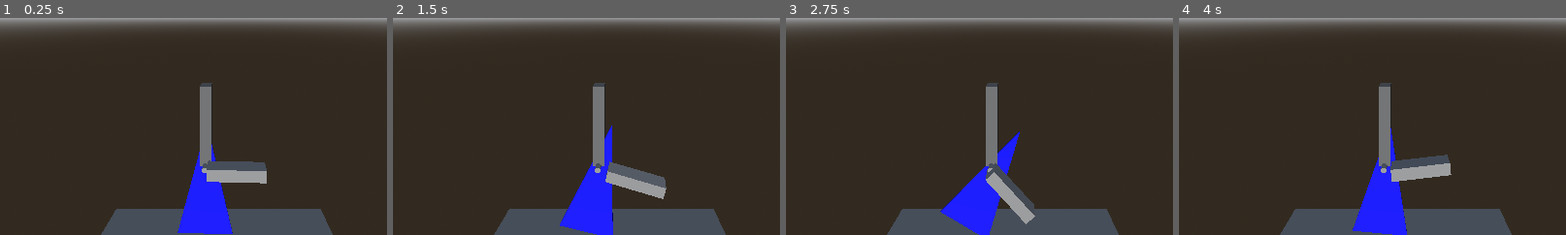
Above: before the commit, frames 1-4 (left to right).
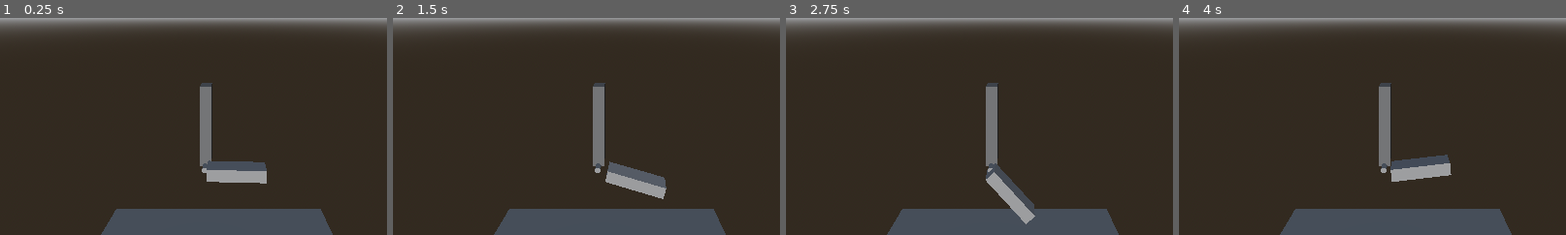
Above: after the commit, the same moments.

Repository: cxw42/godot-wings-demo
Game: Godot game, scene res://top_node_simpler.tscn
Same seed, same stepped clock (60 frames per second), same inputs: the game is played once before the commit and once after it.
Inputs:
- Up to frame 1 (0.25 s): no input
- Up to frame 2 (1.5 s): click "Enable" at 0.5 s; tap Enter (ui_accept) at 1.25 s; hold Right (ui_right) from 1.28 s (still down)
- Up to frame 3 (2.75 s): tap Enter (ui_accept) at 1.52, 2.27 s; release Right (ui_right) at 2.03 s; hold Down (ui_down) from 2.03 s (still down)
- Up to frame 4 (4 s): release Down (ui_down) at 2.78 s; hold Right (ui_right) 2.78-3.53 s; hold Up (ui_up) from 3.53 s (still down); tap Enter (ui_accept) at 3.77 s
The pictures show only the part of the screen within x 20-70%, y 50-100%; the shares and areas given below are measured in that part.

The runs differ from the first frame. In frame 1, 2.9% of the frame differs, in the area x 45-61%, y 58-100%; in frame 2, 3.2%, in the area x 43-57%, y 49-100%; in frame 3, 3.1%; in frame 4, 3.1%.

Commit message:
Can resize beams from their endpoints

Diff:
--- a/top_node_simpler.gd
+++ b/top_node_simpler.gd
@@ -15,8 +15,10 @@
 
 func _ready() -> void:
 	prints("ready", ((a_beam.get_child(1) as CollisionShape3D).shape as BoxShape3D).size.y)
-	a_length.value = m2i(((a_beam.get_child(1) as CollisionShape3D).shape as BoxShape3D).size.y)
-	b_length.value = m2i(((b_beam.get_child(1) as CollisionShape3D).shape as BoxShape3D).size.y)
+	a = m2i(((a_beam.get_child(1) as CollisionShape3D).shape as BoxShape3D).size.y)
+	a_length.value = a
+	b = m2i(((b_beam.get_child(1) as CollisionShape3D).shape as BoxShape3D).size.y)
+	b_length.value = b
 	a_length.enabled = true
 	b_length.enabled = true
 
@@ -27,17 +29,34 @@
 
 ## Resize a beam having a CSGMesh3D child and a CollisionShape3D child,
 ## in that order.
-func resize_beam_(beam: Node3D, length_m: float):
+func resize_beam_(beam: Node3D, length_m: float, minus_y_global_position: Vector3) -> Node3D:
 	if not beam:
-		return
+		return null
 
-	var mesh := beam.get_child(0) as CSGMesh3D
+	# Create a new beam with the new size
+	var new_beam := beam.duplicate()
+
+	var mesh := new_beam.get_child(0) as CSGMesh3D
 	var box := mesh.mesh as BoxMesh
+	var old_length_m := box.size.y
 	box.size.y = length_m
 
-	var collision := beam.get_child(1) as CollisionShape3D
+	var collision := new_beam.get_child(1) as CollisionShape3D
 	var shape := collision.shape as BoxShape3D
 	shape.size.y = length_m
+
+	# Add and position the new beam
+	beam.get_parent().add_child(new_beam)
+	new_beam.global_position = (
+		minus_y_global_position + new_beam.global_basis.y.normalized() * length_m / 2
+	)
+
+	# Remove the old beam.  The caller is responsible for updating references
+	# to point to the new beam.
+	beam.get_parent().remove_child(beam)
+	beam.queue_free()
+
+	return new_beam
 
 
 ## inches to meters.  The GUI is in inches.
@@ -54,8 +73,10 @@
 	var b_m = i2m(b)
 
 	# Resize
-	resize_beam_(a_beam, a_m)
-	resize_beam_(b_beam, b_m)
+	a_beam = resize_beam_(a_beam, a_m, a_to_b.global_position)
+	b_beam = resize_beam_(b_beam, b_m, a_to_b.global_position)
+	a_to_b.node_a = a_beam.get_path()
+	a_to_b.node_b = b_beam.get_path()
 
 	if false:  # XXX experiment
 		# Reposition the beams and end-of-beam joints, starting from the base (A).
--- a/top_node_simpler.tscn
+++ b/top_node_simpler.tscn
@@ -62,7 +62,7 @@
     #print(force)
     var direction = -transform.basis.x # global_transform * (Vector3(0,1,1).normalized())
     apply_central_force(force * direction)
-    %Arrow.global_transform = Transform3D().rotated(Vector3(0,0,-1), direction.angle_to(Vector3(0,1,0)))
+    #%Arrow.global_transform = Transform3D().rotated(Vector3(0,0,-1), direction.angle_to(Vector3(0,1,0)))
 "
 
 [sub_resource type="BoxMesh" id="BoxMesh_sfd0x"]
@@ -90,6 +90,7 @@
 [node name="Arrow" type="MeshInstance3D" parent="."]
 unique_name_in_owner = true
 transform = Transform3D(1, 0, 0, 0, 1, 0, 0, 0, 1, -5.27798, 0, 2.20119)
+visible = false
 mesh = SubResource("PrismMesh_fifn5")
 
 [node name="Floor" type="StaticBody3D" parent="."]
